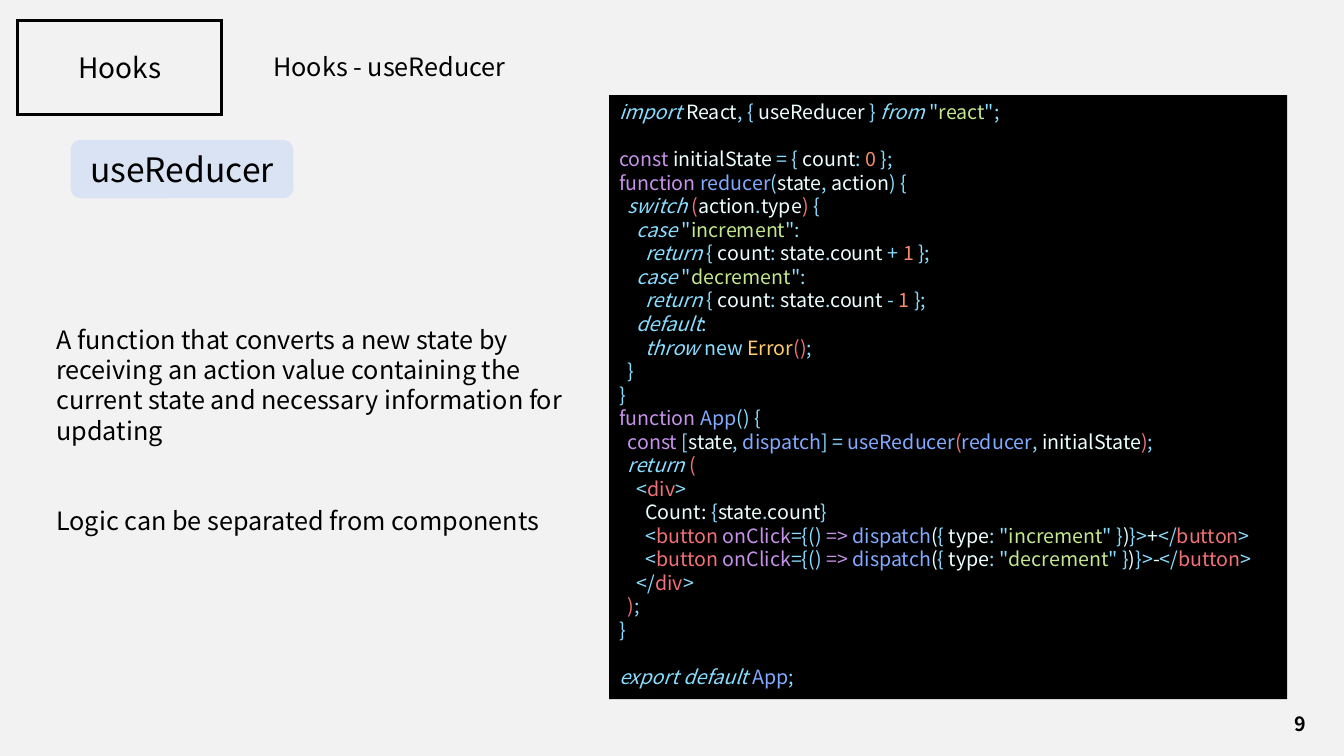
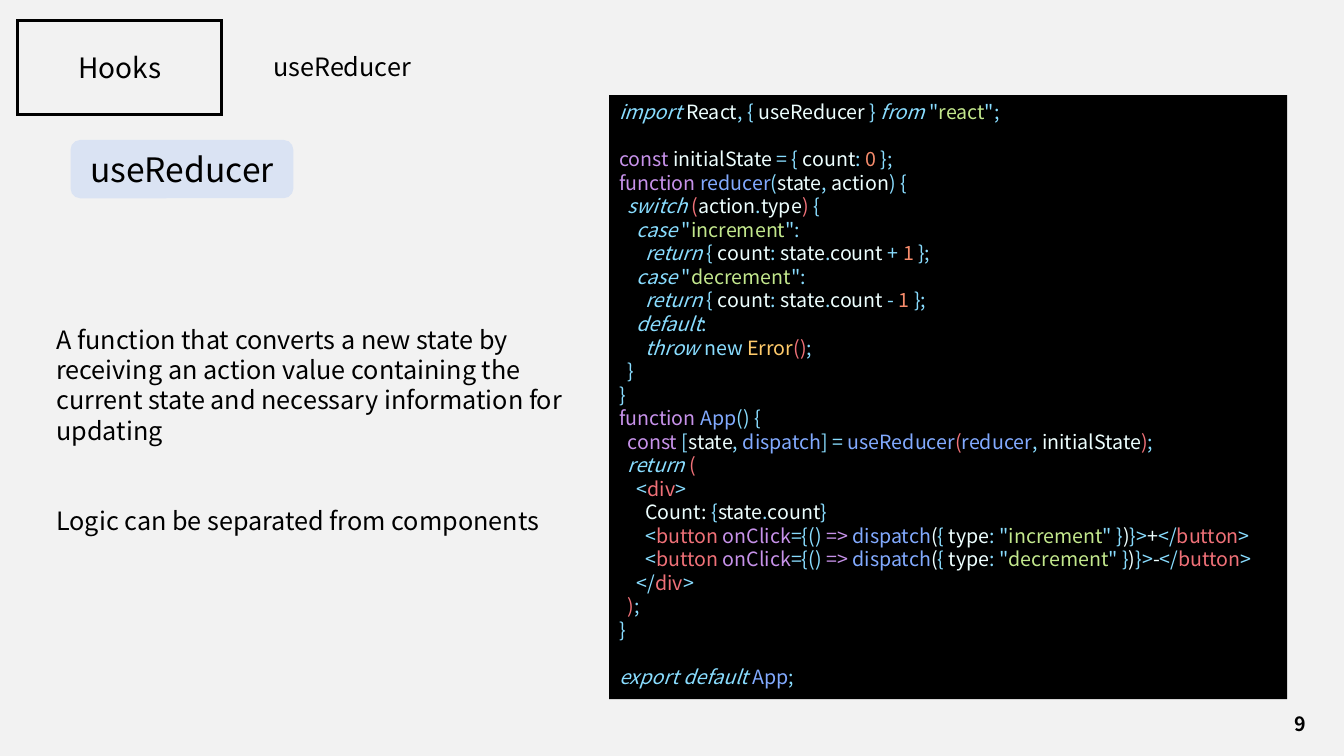
Before and after one commit to J3SUNG/Seminar, a slide deck: slide 9 of 210228_React_Hooks.pptx. Drawn at 1344x756 pixels with LibreOffice and Linux fonts; fonts in the diff are those of the drawing. Boxes give left, top, right and bottom in pixels: in the first picture for what was removed or moved away, otherwise in the second. Text is boxed around its words. In the diff, an @@ line names an element or a change of style, - is before the commit and + after.

```diff
--- a/210228_React_Hooks.pptx
+++ b/210228_React_Hooks.pptx
@@ text at bbox=[273, 56, 411, 77]: text changed @@
-Hooks - useReducer
+useReducer
```
Also in this commit, not shown: 24 other slides changed.
